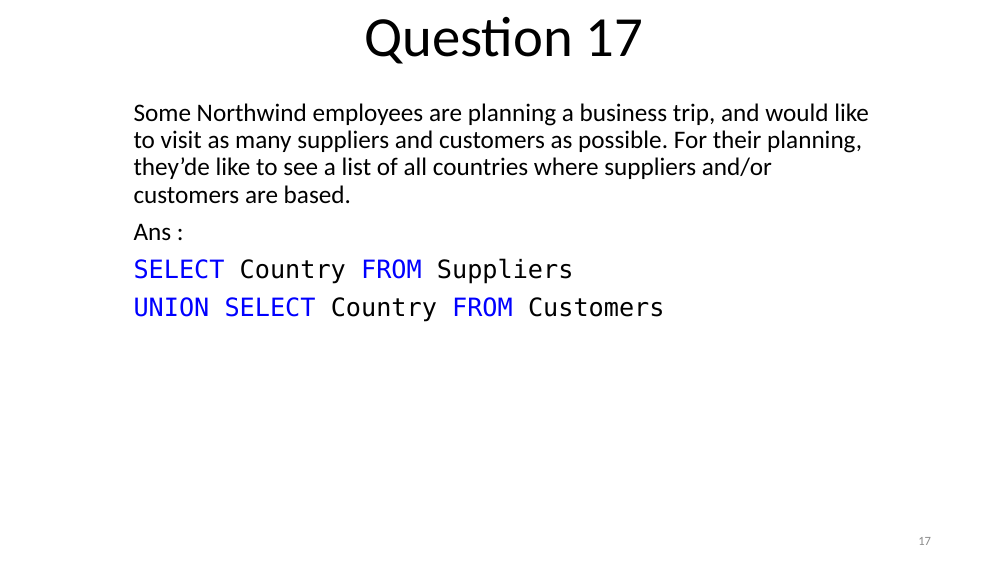
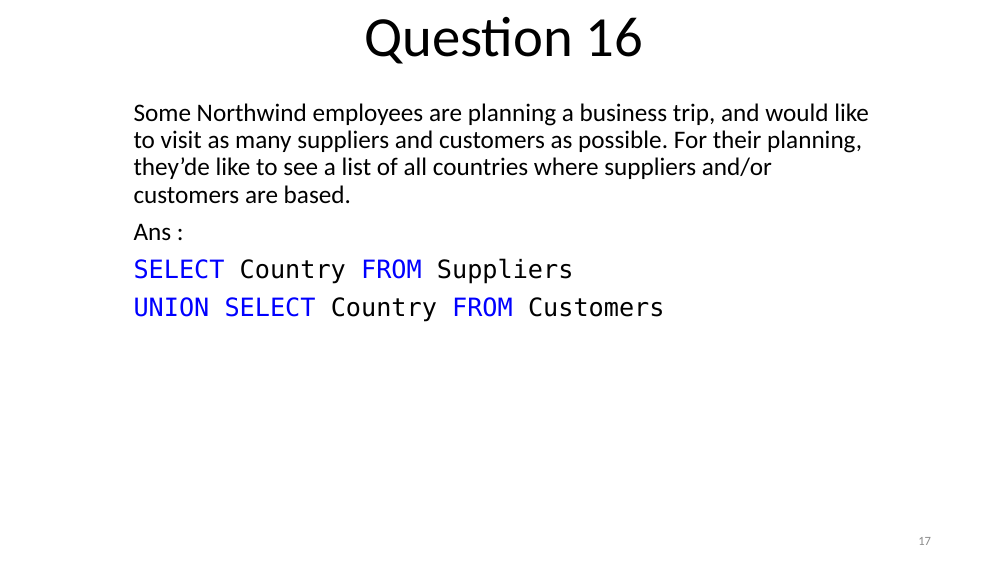
Before and after one commit to KaustubhSathe/sql-challenges, a slide deck: slide 17 of 3. Northwind Challenges/Advanced-Problems.pptm. Drawn at 1008x567 pixels with LibreOffice and Linux fonts; fonts in the diff are those of the drawing. Boxes give left, top, right and bottom in pixels: in the first picture for what was removed or moved away, otherwise in the second. Text is boxed around its words. In the diff, an @@ line names an element or a change of style, - is before the commit and + after.

```diff
--- a/3. Northwind Challenges/Advanced-Problems.pptm
+++ b/3. Northwind Challenges/Advanced-Problems.pptm
@@ title at (364,17,643,64): text changed @@
-Question 17
+Question 16
```
Also in this commit, not shown: 15 other slides changed, 2 slides added, 6 slides removed, 5 other files.
